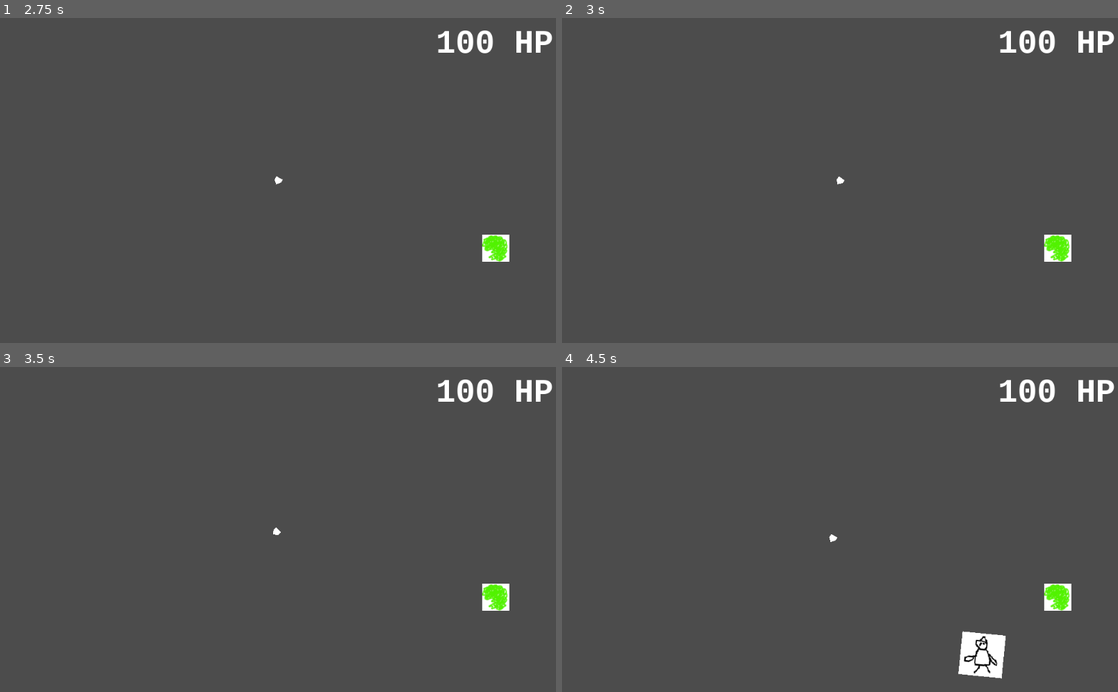
Above: before the commit, frames 1-4 (two rows, left to right).
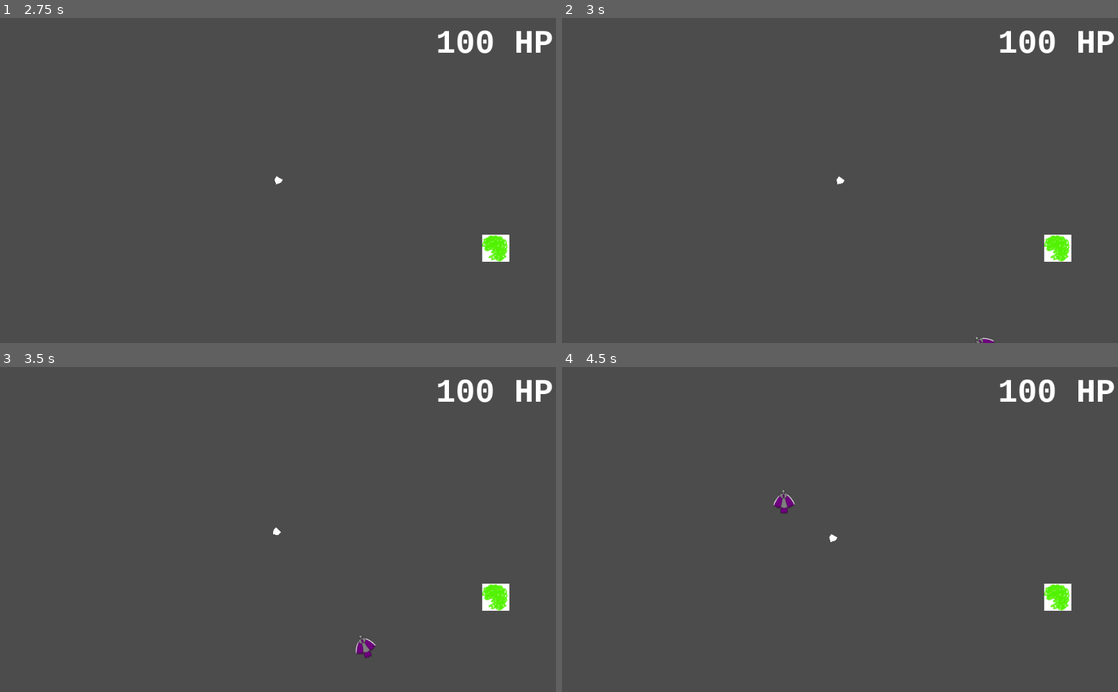
Above: after the commit, the same moments.

Repository: GameDrivenDesign/HareDerLage
Game: Godot game, scene res://game/game.tscn
Two runs of this game, one before a commit and one after it. Both use one fixed random seed, a clock stepped at 60 frames per second and the inputs below.
Inputs:
- Up to frame 1 (2.75 s): tap Enter at 0.5, 2 s; hold D (right) 0.53-1.28 s; tap Space at 1.25 s; hold A (left) 1.28-2.03 s; hold D (right) from 2.03 s (still down)
- Up to frame 2 (3 s): tap Space at 2.75 s; release D (right) at 2.78 s; hold W (up) from 2.78 s (still down)
- Up to frame 3 (3.5 s): keep holding W (up)
- Up to frame 4 (4.5 s): release W (up) at 3.53 s; hold A (left) from 3.53 s (still down)

Frame 1 is identical in both runs. In frame 2, less than 0.1% of the frame differs, in the area x 74-78%, y 98-100%; in frame 3, 0.1%; in frame 4, 1.2%, in the area x 38-80%, y 37-96%.

Commit message:
Use chicking wing svg, add explosion particles

Diff:
--- /dev/null
+++ b/explosion/explosion.tscn
@@ -0,0 +1,149 @@
+[gd_scene load_steps=8 format=2]
+
+[ext_resource path="res://explosion/particle_line.png" type="Texture" id=1]
+
+[sub_resource type="Gradient" id=5]
+
+offsets = PoolRealArray( 0, 1 )
+colors = PoolColorArray( 1, 1, 1, 1, 1, 1, 1, 0 )
+
+[sub_resource type="GradientTexture" id=6]
+
+flags = 4
+gradient = SubResource( 5 )
+width = 2048
+
+[sub_resource type="ParticlesMaterial" id=1]
+
+render_priority = 0
+trail_divisor = 1
+emission_shape = 0
+flag_align_y = true
+flag_rotate_y = false
+flag_disable_z = true
+spread = 180.0
+flatness = 0.0
+gravity = Vector3( 0, 0, 0 )
+initial_velocity = 80.0
+initial_velocity_random = 0.3
+angular_velocity = 0.0
+angular_velocity_random = 0.0
+orbit_velocity = 0.0
+orbit_velocity_random = 0.0
+linear_accel = 0.0
+linear_accel_random = 0.0
+radial_accel = 0.0
+radial_accel_random = 0.0
+tangential_accel = 0.0
+tangential_accel_random = 0.0
+damping = 0.0
+damping_random = 0.0
+angle = 0.0
+angle_random = 0.0
+scale = 1.0
+scale_random = 0.3
+color_ramp = SubResource( 6 )
+hue_variation = 0.0
+hue_variation_random = 0.0
+anim_speed = 0.0
+anim_speed_random = 0.0
+anim_offset = 0.0
+anim_offset_random = 0.0
+anim_loop = false
+_sections_unfolded = [ "Color", "Flags", "Initial Velocity", "Scale", "Spread" ]
+
+[sub_resource type="Gradient" id=3]
+
+offsets = PoolRealArray( 0, 0.703499 )
+colors = PoolColorArray( 1, 1, 1, 1, 1, 0.591104, 0.112903, 0.230039 )
+
+[sub_resource type="GradientTexture" id=4]
+
+flags = 4
+gradient = SubResource( 3 )
+width = 2048
+
+[sub_resource type="ParticlesMaterial" id=2]
+
+render_priority = 0
+trail_divisor = 1
+emission_shape = 0
+flag_align_y = false
+flag_rotate_y = false
+flag_disable_z = true
+spread = 180.0
+flatness = 0.0
+gravity = Vector3( 0, 0, 0 )
+initial_velocity = 20.0
+initial_velocity_random = 0.5
+angular_velocity = 0.0
+angular_velocity_random = 0.0
+orbit_velocity = 0.0
+orbit_velocity_random = 0.0
+linear_accel = 0.0
+linear_accel_random = 0.0
+radial_accel = 0.0
+radial_accel_random = 0.0
+tangential_accel = 0.0
+tangential_accel_random = 0.0
+damping = 0.0
+damping_random = 0.0
+angle = 0.0
+angle_random = 0.0
+scale = 8.0
+scale_random = 0.0
+color_ramp = SubResource( 4 )
+hue_variation = 0.0
+hue_variation_random = 1.0
+anim_speed = 0.0
+anim_speed_random = 0.0
+anim_offset = 0.0
+anim_offset_random = 0.0
+anim_loop = false
+_sections_unfolded = [ "Color", "Hue Variation", "Initial Velocity", "Scale" ]
+
+[node name="explosion" type="Node2D"]
+
+[node name="particles_line" type="Particles2D" parent="." index="0"]
+
+emitting = true
+amount = 30
+lifetime = 1.0
+one_shot = false
+preprocess = 0.0
+speed_scale = 1.0
+explosiveness = 0.8
+randomness = 0.0
+fixed_fps = 0
+fract_delta = true
+visibility_rect = Rect2( -100, -100, 200, 200 )
+local_coords = true
+draw_order = 0
+process_material = SubResource( 1 )
+texture = ExtResource( 1 )
+normal_map = null
+h_frames = 1
+v_frames = 1
+_sections_unfolded = [ "Drawing", "Process Material", "Textures", "Time" ]
+
+[node name="particles" type="Particles2D" parent="." index="1"]
+
+emitting = true
+amount = 80
+lifetime = 1.0
+one_shot = false
+preprocess = 0.0
+speed_scale = 1.0
+explosiveness = 1.0
+randomness = 0.0
+fixed_fps = 0
+fract_delta = true
+visibility_rect = Rect2( -100, -100, 200, 200 )
+local_coords = true
+draw_order = 0
+process_material = SubResource( 2 )
+texture = null
+normal_map = null
+h_frames = 1
+v_frames = 1
+_sections_unfolded = [ "Process Material" ]
--- a/spaceship.tscn
+++ b/spaceship.tscn
@@ -7,7 +7,7 @@
 custom_solver_bias = 0.0
 extents = Vector2( 10, 10 )
 
-[node name="spaceship" type="RigidBody2D" index="0"]
+[node name="spaceship" type="RigidBody2D"]
 
 position = Vector2( 68.1816, 37.7621 )
 input_pickable = false
--- a/spr_chickenWing.tscn
+++ b/spr_chickenWing.tscn
@@ -1,16 +1,10 @@
-[gd_scene load_steps=4 format=2]
+[gd_scene load_steps=3 format=2]
 
 [ext_resource path="res://spr_chickenWing.gd" type="Script" id=1]
-[ext_resource path="res://chicken_wing/chicken_wing_placeholder.PNG" type="Texture" id=2]
+[ext_resource path="res://chicken_wing/chicken_wing.svg" type="Texture" id=2]
 
-[sub_resource type="RectangleShape2D" id=1]
+[node name="spr_chickenWing" type="RigidBody2D" index="0"]
 
-custom_solver_bias = 0.0
-extents = Vector2( 32.4787, 34.5117 )
-
-[node name="spr_chickenWing" type="RigidBody2D"]
-
-scale = Vector2( 1.54401, 1.6901 )
 input_pickable = false
 collision_layer = 1
 collision_mask = 1
@@ -36,6 +30,7 @@
 
 texture = ExtResource( 2 )
 
-[node name="CollisionShape2D" type="CollisionShape2D" parent="." index="1"]
+[node name="CollisionPolygon2D" type="CollisionPolygon2D" parent="." index="1"]
 
-shape = SubResource( 1 )
+build_mode = 0
+polygon = PoolVector2Array( 21.8034, 0.0389099, -4.97505, -19.5321, -10.3224, -6.44123, -21.6883, -6.4897, -21.6883, 5.90452, -10.2854, 5.90452, -4.84554, 19.8053 )
Not shown, added: chicken_wing/chicken_wing.svg.import
Binary file added: explosion/particle_line.png
Not shown, added: explosion/particle_line.png.import
